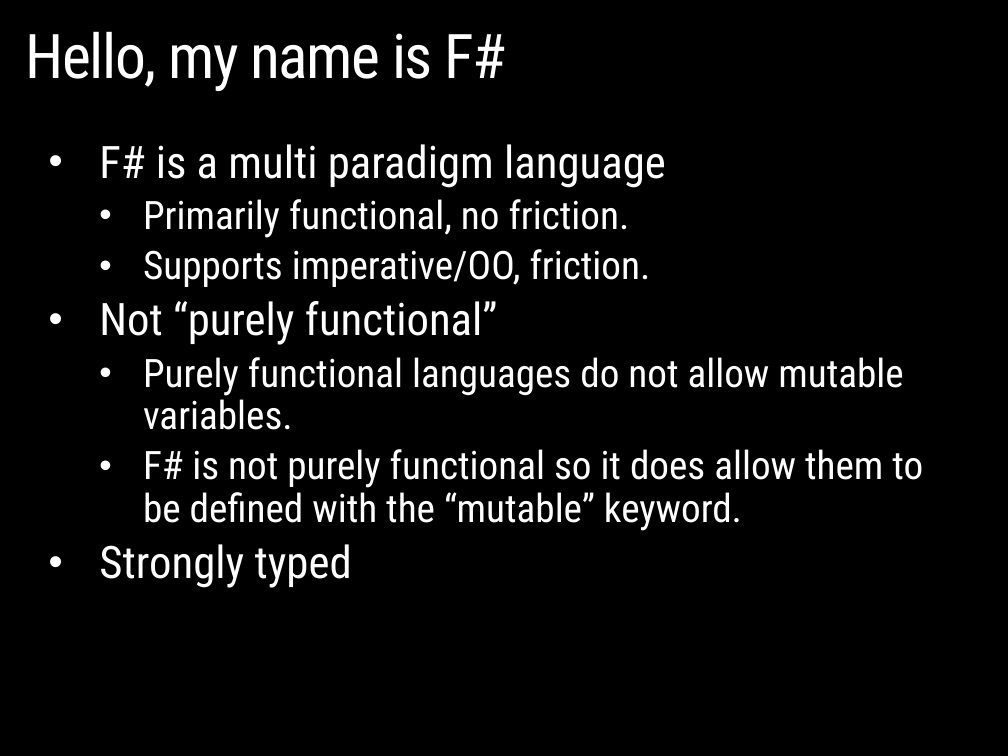
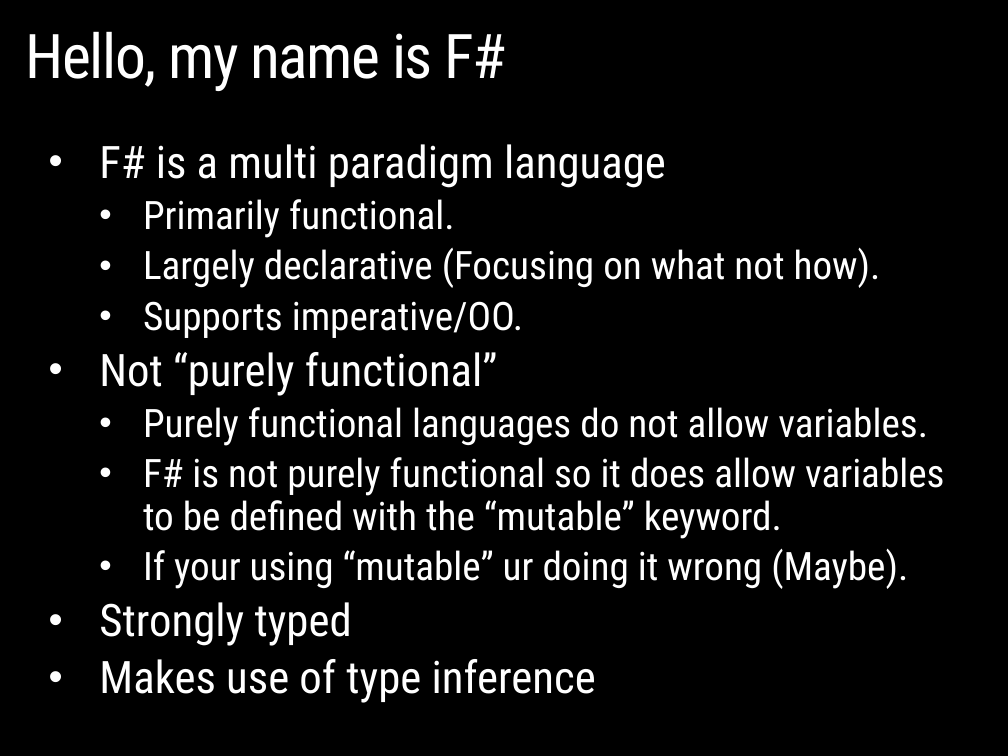
Before and after one commit to mikeobrien/Presentations, a slide deck: slide 6 of IntroToF#/IntroToFSharp.pptx. Drawn at 1008x756 pixels with LibreOffice and Linux fonts; fonts in the diff are those of the drawing; background and template pictures are left out. Boxes give left, top, right and bottom in pixels: in the first picture for what was removed or moved away, otherwise in the second. Text is boxed around its words. In the diff, an @@ line names an element or a change of style, - is before the commit and + after.

```diff
--- a/IntroToF#/IntroToFSharp.pptx
+++ b/IntroToF#/IntroToFSharp.pptx
@@ text at (143, 199, 881, 338): text changed @@
-  • Primarily functional, no friction.
-  • Supports imperative/OO, friction.
+  • Primarily functional.
+  • Largely declarative (Focusing on what not how).
+  • Supports imperative/OO.
@@ text at (143, 407, 944, 589): text changed @@
-  • Purely functional languages do not allow mutable variables.
-  • F# is not purely functional so it does allow them to be defined with the “mutable” keyword.
+  • Purely functional languages do not allow variables.
+  • F# is not purely functional so it does allow variables to be defined with the “mutable” keyword.
+  • If your using “mutable” ur doing it wrong (Maybe).
@@ text at (99, 659, 596, 703): paragraph added @@
+• Makes use of type inference
```
Also in this commit, not shown: 7 other files.
